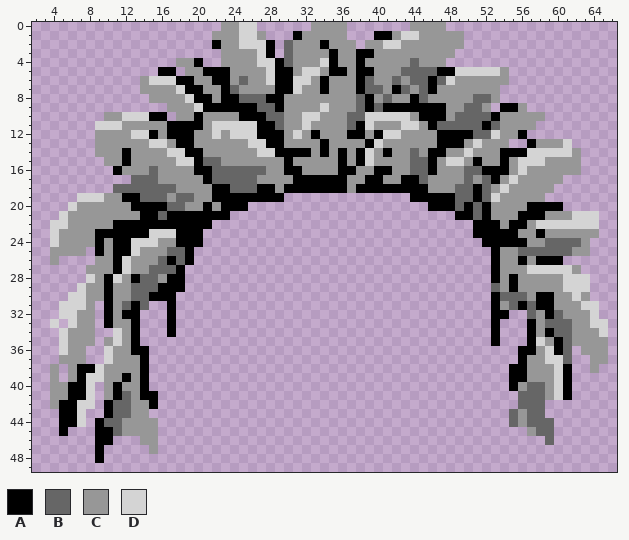
Edited in one commit: sprite sheet (assets/images/face_parts/hair_A4_front.png). The first picture shows the starting point.
The file is 216x216 pixels, drawn in blocks of 3x3; one block is one cell here. Shown: x 2..66, y 0..49.
Palette (. is transparent): A #000000  B #666666  C #979797  D #d4d4d4
Pixels before, first column x 4:
 0 ...................CCDD......CCCC.......CCCC..................
 1 ..................CCCDDC...ACCCCC...AACDDCCCCC................
 2 ..................ACCDDDA.BCCCACCC.CCDDCCCCCCC................
 3 ...................CCCCDA.BCCCCACCAACCCCCCCCC.................
 4 ..............CCA..CCCCDDABCCCDACCACCCCCBCCC..................
 5 ............AA.CCAAACCCCDAACDDCAACAACCCBBBBAADDDDDC...........
 6 ..........CDDDAACCAACBCCDAADDCACCCABCCBCBBABDCCCCCC...........
 7 ..........CCCCDAACCABCCCCAADCCACCCABBCABCBACCCCCCC............
 8 ...........CCCCDAACAABBBAACCCCCCCCBACBCCABCCCCCBBC............
 9 .............CCCDAAAAAABBACCCCDCCCBABAAAAAAACCBBC.AAC.........
10 ......CCDDDAA.CCACCCCAAABBCCDDCCCBBDDDDDCAAACBBBBACCCCC.......
11 .....DDDCCCCCAAAACDDDDDAABCCDCCCCBADCCCDDCABBBBBABCCCC........
12 .....CCCCDDACAAACCDCDDDAAACDCACCCAACADDCCCCAAAABBDCCA.........
13 .....CCCCCCDDCAACCCCCCDDAACCCCACCCCADCCCCCCAAACDCCC..ACCCD....
14 .....CCCACCCCDDAACCCCCCDDAAAACACACADCACCBCAACCDCCCAAADDDDDC...
15 ......CCACCCCCDDABBCCCCCCCACCCCCACADCCCCBBACDDCACCACDDDCCCC...
16 .......ACCCBCCCCAABBBBBBCCAACCCCAACCAACCBBACCCBBAAACDCCCCCC...
17 .........BBBCCCCCABBBBBCCCCAAAAAACCAACCAABCCCCBCBACDCCCCC.....
18 .......BBBBBBBCCCCAABBBAACAAAAAAACAAAAAAAACCCBBABCDCCCCC......
19 ...DDDCCAABBBCBBCCAAAAAAAA..............AAAAABBABDCCCCC.......
20 ..DCCCCCCAAAABBCCACAAA....................AAABABACCCCAAAA.....
21 .DCCCCCCCCAABAAAAAAA.........................AABACCCAAACCCDDD.
22 DDCCCCCAAAAAAAAAAA.............................AAACAACDDDDDDD.
23 DCCCCAAAAAADDDAAA..............................AAAAACCACCCCCC.
24 DCCCCACAADDDCCAAA...............................AAAAACCBBBBC..
25 CCCC.ACAADCCCBBA.................................ACCBBBBBBCC..
26 C....CCADCCCBABA.................................ACCACAAA.....
27 ....CCCADCCBBBA..................................ACCCDDDDDC...
28 ....DCADCABBCAA..................................ACACCCCCDDD..
29 ...DCCACCBBBAAA..................................BCACCCCCDDD..
30 ..DDCCACCBBAAA...................................ABBBCAACCDC..
31 .DDDC.ACBAB..A...................................ACBABAACCCDD.
32 .DDCC.ACAA...A...................................AA..BCABCCCD.
33 D.DCC.ACCA...A...................................A...ACBBBCCDD
34 .DCCC..DCA...A...................................A...ACABBCCCD
35 .DCCC.CDCA.......................................A...ADCABCCCC
36 .DCC..DCCAA.........................................AACDAB.CCC
37 .CCC..DCCCA.........................................ACCDDB..CC
38 C.CAADCCCCA........................................AACCCDA..C.
39 C.CADDCCACA........................................AACCCDA....
40 CCAAD.CACCA........................................ACBBCDA....
41 CCAAD.CABCAA........................................BBBCDA....
42 CAADD.ABBCCA........................................BBB.......
43 .AAD..ABBCC........................................BCBB.......
44 .AAD.ABBCCCC.......................................BCBBB......
45 .A...AABCCCC.........................................CBB......
46 .....AA...CC...........................................B......
47 .....A.....C..................................................
48 .....A........................................................
And afterwards:
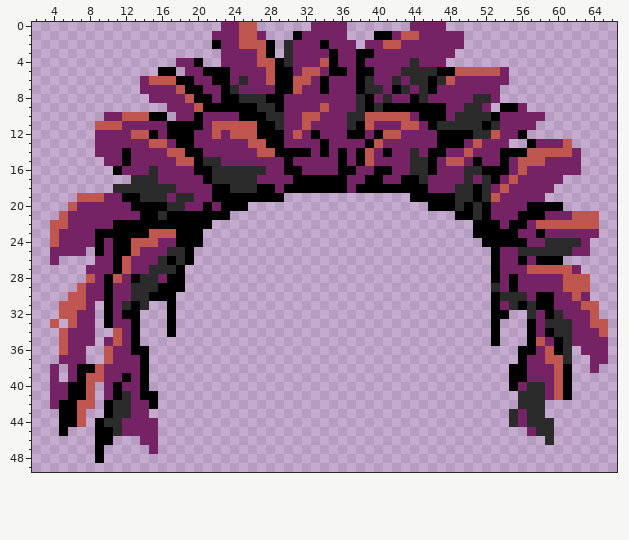
The author wrote: Hair asset names are changed to match beard variant naming.
The exact change:
colour B: #666666 -> #2b2b2b
colour C: #979797 -> #752365
colour D: #d4d4d4 -> #bf5750
Where, in picture pixels (left, top, right, bottom), the same in both pictures:
changed: (50, 22, 608, 454)
